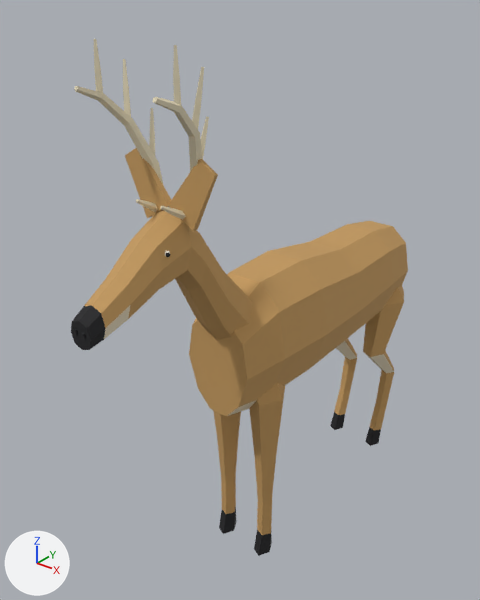
The glTF model site/models/GN_DeerBuck_faceted_01.glb as it was, and as the next commit left it.
Before and after are seen from a camera (50 mm lens) standing at (1.176, -1.923, 1.936) and looking at (-0.133, -0.287, 0.921). The axes (+X, +Y, +Z) are drawn at lower left. The lights are the same throughout. The first picture is the older version. Where no turn or scale is listed for an object, it has been applied to the vertices. Vertices at exactly the same position are counted once.

The first picture shows 'GN_DeerBuck_faceted'.
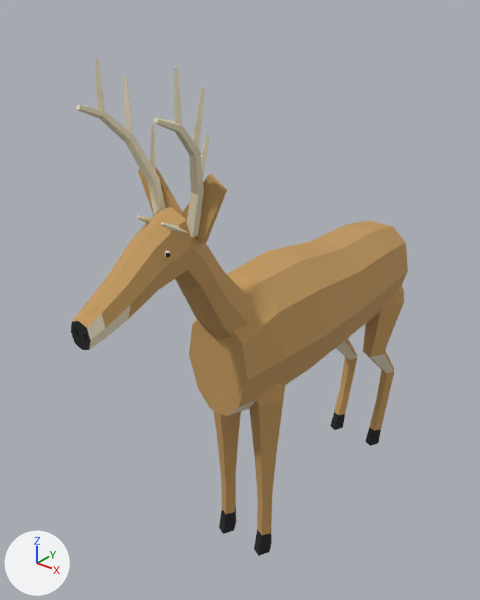
Changed parts and their boxes (x1, y1, x2, y2) in the pictures (480 x 600 px; the box of a moved part takes in the faces that stretch with it):
'GN_DeerBuck_faceted', reshaped, surface changed
    before: (71, 39, 408, 556)
    after: (71, 58, 408, 556)
part 1 of me_gn_deerbuck_faceted, moved or reshaped
    before: (125, 148, 171, 218)
    after: (138, 167, 182, 215)
part 2 of me_gn_deerbuck_faceted, moved or reshaped
    before: (168, 159, 218, 231)
    after: (181, 174, 227, 244)
part 3 of me_gn_deerbuck_faceted, moved or reshaped
    before: (74, 86, 164, 186)
    after: (76, 105, 166, 214)
part 4 of me_gn_deerbuck_faceted, moved or reshaped
    before: (149, 108, 155, 155)
    after: (150, 125, 156, 172)
part 5 of me_gn_deerbuck_faceted, moved or reshaped
    before: (123, 59, 131, 117)
    after: (124, 77, 132, 134)
part 6 of me_gn_deerbuck_faceted, moved or reshaped
    before: (93, 39, 103, 97)
    after: (95, 58, 105, 115)
part 7 of me_gn_deerbuck_faceted, moved or reshaped
    before: (136, 199, 158, 212)
    after: (137, 215, 151, 223)
part 8 of me_gn_deerbuck_faceted, moved or reshaped
    before: (153, 97, 202, 172)
    after: (154, 117, 204, 238)
part 9 of me_gn_deerbuck_faceted, moved or reshaped
    before: (201, 116, 209, 159)
    after: (201, 135, 209, 175)
part 10 of me_gn_deerbuck_faceted, moved or reshaped
    before: (192, 67, 204, 129)
    after: (193, 87, 205, 148)
part 11 of me_gn_deerbuck_faceted, moved or reshaped
    before: (173, 45, 181, 106)
    after: (174, 67, 182, 128)
part 12 of me_gn_deerbuck_faceted, moved or reshaped
    before: (160, 206, 186, 220)
    after: (161, 222, 190, 234)
part 13 of me_gn_deerbuck_faceted, surface changed (black to orange)
    both: (73, 305, 106, 350)

The change, as a list of edits to the scene's bpy script:
```text
Change me_gn_deerbuck_faceted:
    used by ob_gn_deerbuck_faceted; location = (0.0, 0.0, 0.0)
    remove me_gn_deerbuck_faceted.from_pydata(...)  # 578 vertices, 1056 faces; spans x -0.18..0.18, y -1.07..0.69, z 0.0..1.81
    add me_gn_deerbuck_faceted.from_pydata(...)  # 578 vertices, 1056 faces; spans x -0.18..0.18, y -1.07..0.69, z 0.0..1.76
    me_gn_deerbuck_faceted part 1: the loose piece of 8 vertices spanning x -0.16..0.0, y -0.75..-0.73, z 1.35..1.54 is moved by (0.0, 0.04, -0.05)
    me_gn_deerbuck_faceted part 2: the loose piece of 8 vertices spanning x 0.0..0.16, y -0.75..-0.73, z 1.35..1.54 is moved by (0.0, 0.04, -0.05)
    me_gn_deerbuck_faceted part 3: the loose piece of 25 vertices spanning x -0.14..-0.04, y -0.91..-0.7, z 1.37..1.71 is moved by (0.0, 0.0, -0.04)
    me_gn_deerbuck_faceted part 4: the loose piece of 12 vertices spanning x -0.1..-0.07, y -0.73..-0.69, z 1.49..1.63 is moved by (0.0, 0.0, -0.04)
    me_gn_deerbuck_faceted part 5: the loose piece of 12 vertices spanning x -0.13..-0.1, y -0.78..-0.74, z 1.61..1.75 is moved by (0.0, 0.0, -0.04)
    me_gn_deerbuck_faceted part 6: the loose piece of 12 vertices spanning x -0.14..-0.12, y -0.85..-0.82, z 1.68..1.81 is moved by (0.0, 0.0, -0.04)
    me_gn_deerbuck_faceted part 7: the loose piece of 12 vertices spanning x -0.06..-0.04, y -0.82..-0.72, z 1.37..1.43 is moved by (0.0, 0.0, -0.04)
    me_gn_deerbuck_faceted part 8: the loose piece of 25 vertices spanning x 0.03..0.14, y -0.91..-0.7, z 1.37..1.71 is moved by (0.0, 0.0, -0.04)
    me_gn_deerbuck_faceted part 9: the loose piece of 12 vertices spanning x 0.07..0.1, y -0.73..-0.69, z 1.49..1.63 is moved by (0.0, 0.0, -0.04)
    me_gn_deerbuck_faceted part 10: the loose piece of 12 vertices spanning x 0.1..0.13, y -0.78..-0.74, z 1.61..1.75 is moved by (0.0, 0.0, -0.04)
    me_gn_deerbuck_faceted part 11: the loose piece of 12 vertices spanning x 0.12..0.14, y -0.85..-0.82, z 1.68..1.81 is moved by (0.0, 0.0, -0.04)
    me_gn_deerbuck_faceted part 12: the loose piece of 12 vertices spanning x 0.04..0.06, y -0.82..-0.72, z 1.37..1.43 is moved by (0.0, 0.0, -0.04)
    me_gn_deerbuck_faceted part 13: texture (UV) coordinates of 16 of 1056 faces, centred in x -0.04..0.04, y -1.05..-1.04, z 1.13..1.21, changed; they spanned u 0.47..0.47, v 0.97..0.97 and now span u 0.09..0.22, v 0.84..0.84
```
